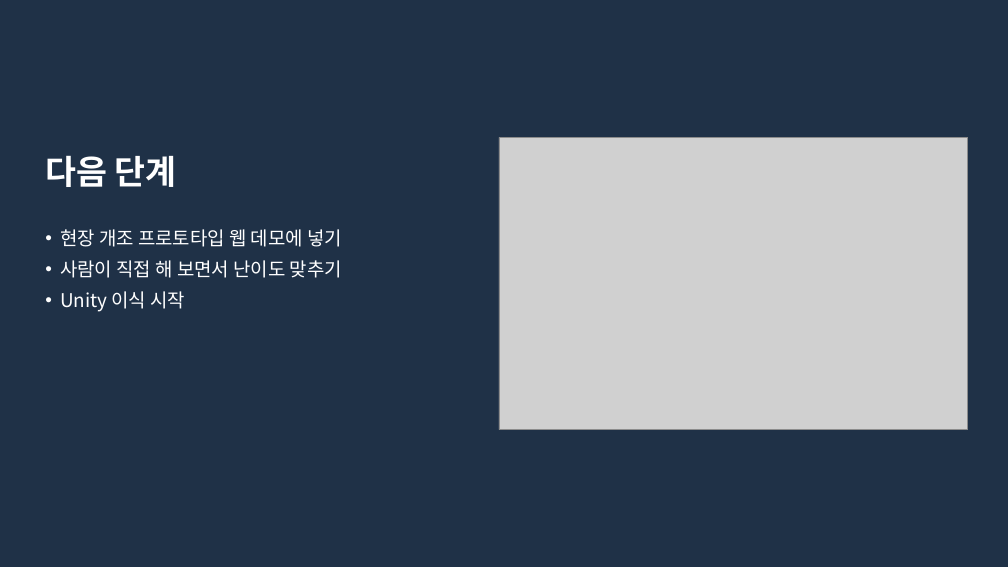
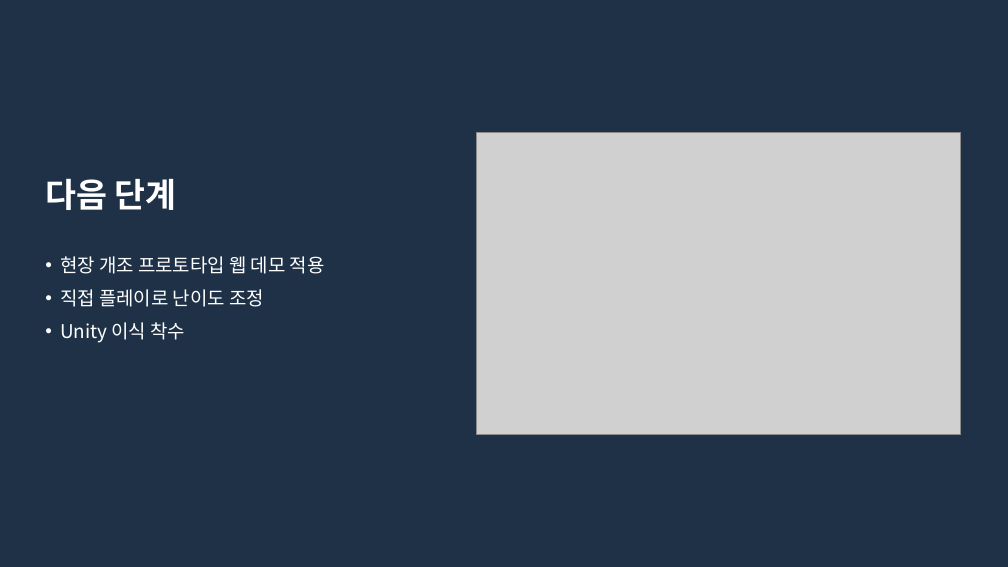
Before and after one commit to inory16351/RatPlain, a slide deck: slide 19 of 컨셉기획서.pptx. Drawn at 1008x567 pixels with LibreOffice and Linux fonts; fonts in the diff are those of the drawing; grey boxes stand for pictures; background and template pictures are left out. Boxes give left, top, right and bottom in pixels: in the first picture for what was removed or moved away, otherwise in the second. Text is boxed around its words. In the diff, an @@ line names an element or a change of style, - is before the commit and + after.

```diff
--- a/컨셉기획서.pptx
+++ b/컨셉기획서.pptx
@@ picture: place and size @@
-picture at (499,138,968,430)
+picture at (476,133,960,435)
@@ text "다음 단계": place and size @@
-text "다음 단계" at (45,155,177,187)
+text "다음 단계" at (45,178,177,210)
@@ text at (60,256,325,343): text changed @@
-• 현장 개조 프로토타입 웹 데모에 넣기
-• 사람이 직접 해 보면서 난이도 맞추기
-• Unity 이식 시작
+• 현장 개조 프로토타입 웹 데모 적용
+• 직접 플레이로 난이도 조정
+• Unity 이식 착수
```
Also in this commit, not shown: 18 other slides changed, 1 other file.
